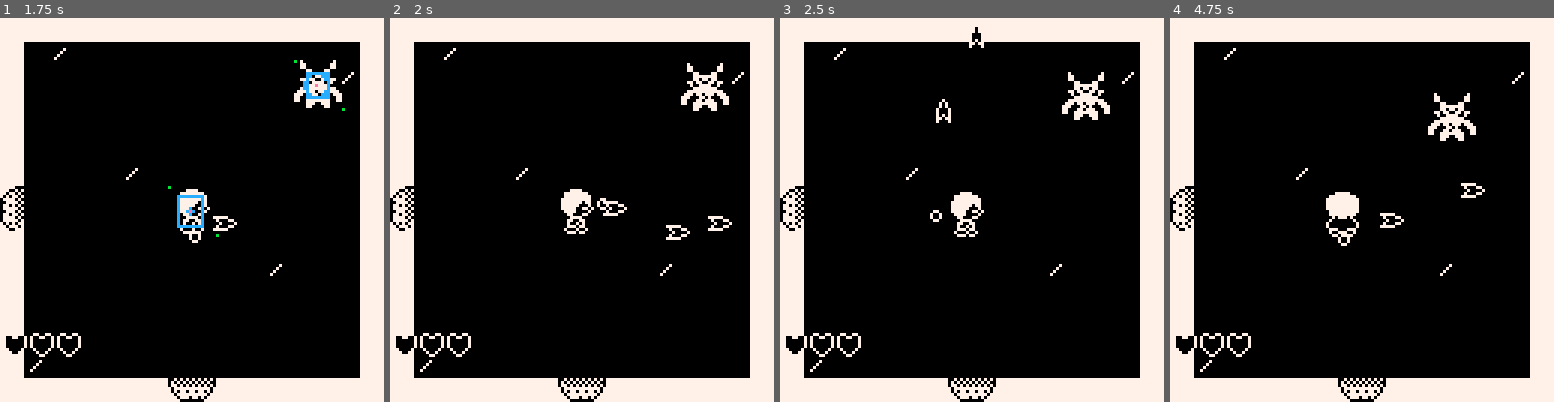
Above: before the commit, frames 1-4 (left to right).
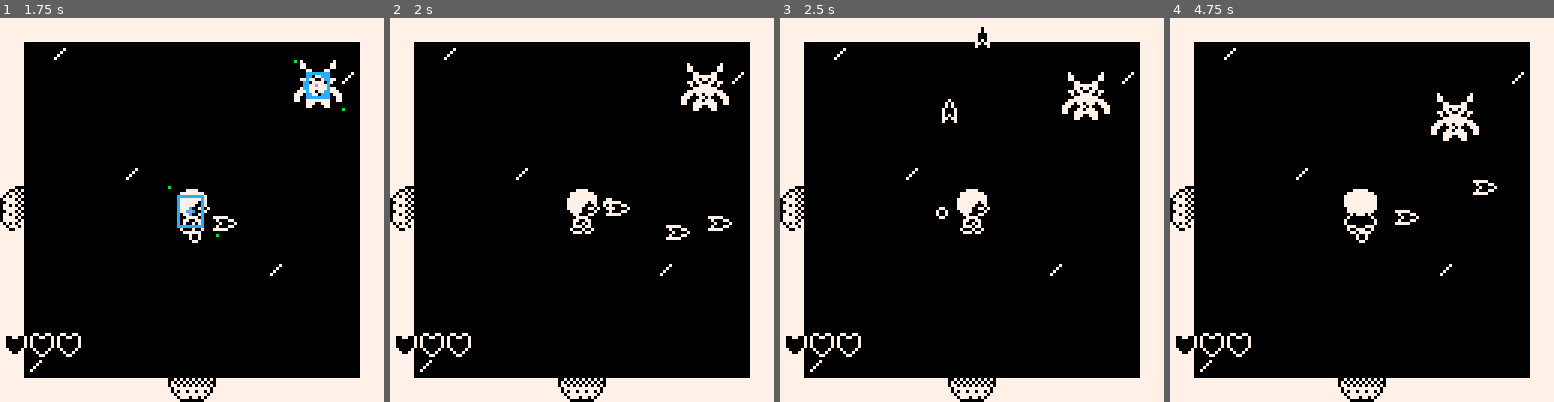
Above: after the commit, the same moments.

Repository: dresseswithpockets/bitjam3
Game: PICO-8 cartridge game.p8
Same seed, same stepped clock (60 frames per second), same inputs: the game is played once before the commit and once after it.
Inputs:
- Up to frame 1 (1.75 s): tap X (X key) at 0.33, 1.07 s; tap O (Z key) at 0.7, 1.7 s; hold Right from 1.6 s (still down)
- Up to frame 2 (2 s): keep holding Right; tap X (X key) at 1.85 s
- Up to frame 3 (2.5 s): release Right at 2.1 s; tap O (Z key) at 2.1 s; hold Up 2.15-2.42 s; hold Right from 2.47 s (still down)
- Up to frame 4 (4.75 s): tap O (Z key) every 0.4 s from 2.5 to 4.5 s; tap X (X key) at 2.97, 4.08 s; release Right at 3.03 s; hold Left 3.08-3.58 s; hold Down 3.63-3.97 s; hold Right 4.02-4.68 s; hold Up from 4.73 s (still down)

Frame 1 is identical in both runs. In frame 2, 0.7% of the frame differs, in the area x 44-63%, y 44-57%; in frame 3, 0.9%; in frame 4, 1.8%, in the area x 40-86%, y 19-60%.

Commit message:
remove knockback

Diff:
--- a/game.p8
+++ b/game.p8
@@ -83,8 +83,6 @@
    spd_seeker)
   sfx_shoot_seek.play()
  end
- -- knockback
- ply.knock=v_mul(v_neg(ply.sh_dir),1)
  add(bullets,bullet)
  return bullet
 end
